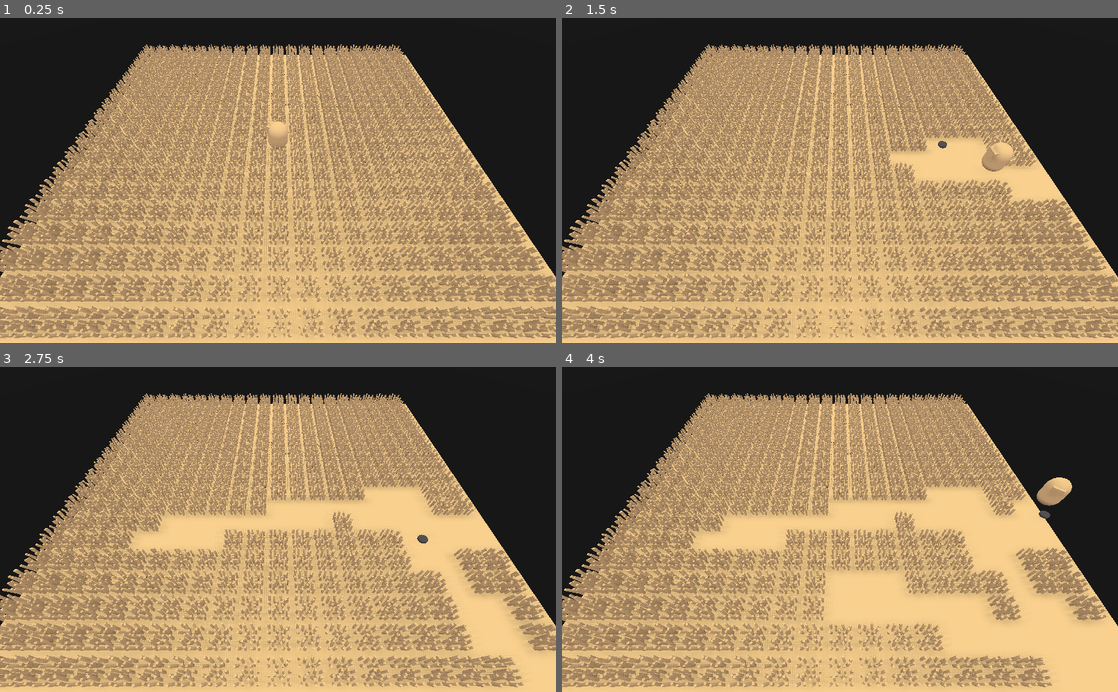
Above: before the commit, frames 1-4 (two rows, left to right).
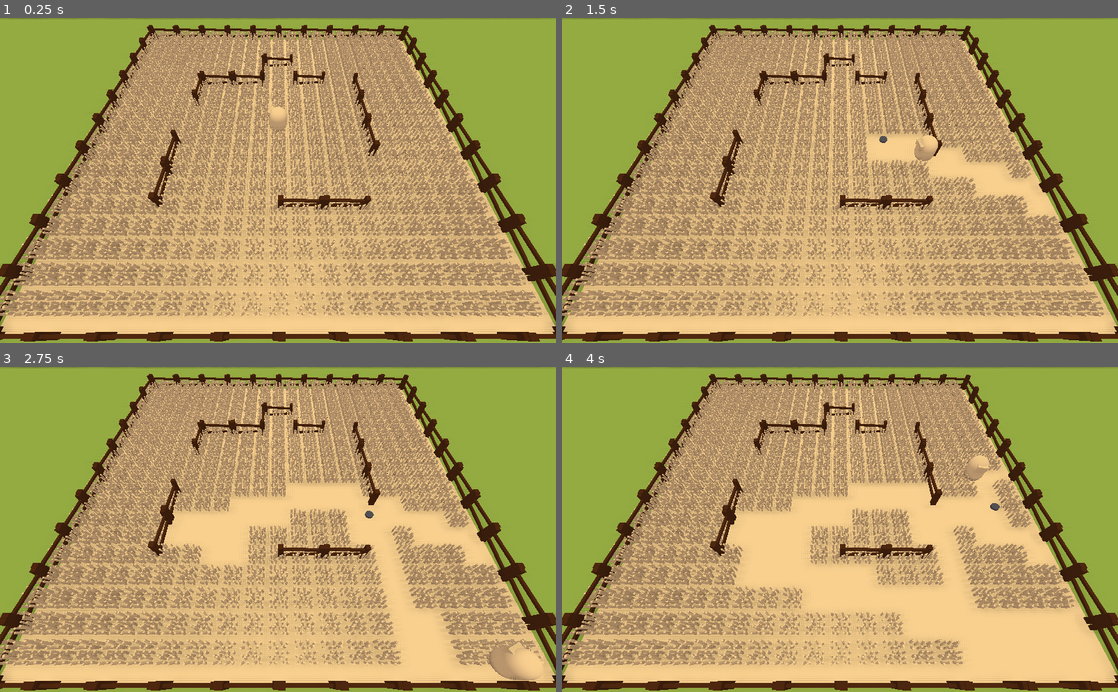
Above: after the commit, the same moments.

Repository: BoringStudio/ldjam52
Game: Godot game, scene res://game.tscn
The game is run twice, just before and just after one commit, with the same random seed, the same clock (stepped at 60 frames per second) and the same inputs. Sound files missing from this copy of the repository are replaced by a short silence.
Inputs (mouse positions are in pixels of both pictures, inside the frame that each line leads up to):
- Up to frame 1 (0.25 s): no input
- Up to frame 2 (1.5 s): tap Enter at 0.5 s; move the mouse to (962, 164) at 0.52 s; hold Right (move_right) 0.53-1.28 s; hold Space (dash) 0.53-1.28 s; click (962, 164) at 0.8 s; move the mouse to (728, 196) at 1.27 s; hold S (move_back) from 1.28 s (still down); click (728, 196) at 1.35 s
- Up to frame 3 (2.75 s): tap Space (dash) at 1.55 s; move the mouse to (333, 458) at 2.02 s; release S (move_back) at 2.03 s; hold Right (move_right) from 2.03 s (still down); hold Space (dash) from 2.03 s (still down); click (333, 458) at 2.3 s
- Up to frame 4 (4 s): move the mouse to (812, 594) at 2.77 s; release Right (move_right) at 2.78 s; release Space (dash) at 2.78 s; hold W (move_forward) 2.78-3.53 s; click (812, 594) at 2.85 s; tap Space (dash) at 3.05 s; move the mouse to (1006, 578) at 3.52 s; hold Left (move_left) from 3.53 s (still down); hold Space (dash) from 3.53 s (still down); click (1006, 578) at 3.8 s

The runs differ from the first frame. In frame 1, 69% of the frame differs, in the area x 0-100%, y 0-100%; in frame 2, 69%; in frame 3, 68%; in frame 4, 65%.

Commit message:
Add sounds

Diff:
--- a/game.tscn
+++ b/game.tscn
@@ -1,8 +1,10 @@
-[gd_scene load_steps=7 format=2]
+[gd_scene load_steps=11 format=2]
 
 [ext_resource path="res://game.gd" type="Script" id=1]
 [ext_resource path="res://prefabs/player/player.tscn" type="PackedScene" id=2]
 [ext_resource path="res://prefabs/wheat/wheat.tscn" type="PackedScene" id=3]
+[ext_resource path="res://prefabs/fence/fence.tscn" type="PackedScene" id=4]
+[ext_resource path="res://audio/103bpm.mp3" type="AudioStream" id=5]
 
 [sub_resource type="PhysicsMaterial" id=1]
 
@@ -11,6 +13,13 @@
 
 [sub_resource type="CubeMesh" id=3]
 size = Vector3( 40, 0.4, 40 )
+
+[sub_resource type="SpatialMaterial" id=5]
+albedo_color = Color( 0.592157, 0.823529, 0.478431, 1 )
+
+[sub_resource type="PlaneMesh" id=4]
+material = SubResource( 5 )
+size = Vector2( 100, 100 )
 
 [node name="Root" type="Spatial"]
 script = ExtResource( 1 )
@@ -31,7 +40,7 @@
 mesh = SubResource( 3 )
 
 [node name="Camera" type="Camera" parent="."]
-transform = Transform( 1, 0, 0, 0, 0.594683, 0.803961, 0, -0.803961, 0.594683, 0, 17.5833, 17.4985 )
+transform = Transform( 1, 0, 0, 0, 0.529964, 0.84802, 0, -0.84802, 0.529964, 0, 19.7864, 19.382 )
 
 [node name="Sun" type="DirectionalLight" parent="."]
 transform = Transform( 0.841963, 0.454746, 0.290353, 0, -0.538153, 0.842847, 0.539535, -0.709646, -0.453105, 10.221, 14.3942, -34.6073 )
@@ -42,3 +51,181 @@
 camera = NodePath("../Camera")
 
 [node name="Field" type="Spatial" parent="."]
+
+[node name="Spatial" type="Spatial" parent="."]
+
+[node name="Fence" parent="Spatial" instance=ExtResource( 4 )]
+transform = Transform( -4.37114e-08, 0, 1, 0, 1, 0, -1, 0, -4.37114e-08, -10, 0, -6 )
+
+[node name="Fence2" parent="Spatial" instance=ExtResource( 4 )]
+transform = Transform( 1, 0, 0, 0, 1, 0, 0, 0, 1, -4, 0, -8 )
+
+[node name="Fence12" parent="Spatial" instance=ExtResource( 4 )]
+transform = Transform( 1, 0, 0, 0, 1, 0, 0, 0, 1, -14, 0, -20 )
+
+[node name="Fence13" parent="Spatial" instance=ExtResource( 4 )]
+transform = Transform( 1, 0, 0, 0, 1, 0, 0, 0, 1, -18, 0, -20 )
+
+[node name="Fence14" parent="Spatial" instance=ExtResource( 4 )]
+transform = Transform( 1, 0, 0, 0, 1, 0, 0, 0, 1, -6, 0, -20 )
+
+[node name="Fence15" parent="Spatial" instance=ExtResource( 4 )]
+transform = Transform( 1, 0, 0, 0, 1, 0, 0, 0, 1, -10, 0, -20 )
+
+[node name="Fence16" parent="Spatial" instance=ExtResource( 4 )]
+transform = Transform( 1, 0, 0, 0, 1, 0, 0, 0, 1, 2, 0, -20 )
+
+[node name="Fence17" parent="Spatial" instance=ExtResource( 4 )]
+transform = Transform( 1, 0, 0, 0, 1, 0, 0, 0, 1, -2, 0, -20 )
+
+[node name="Fence18" parent="Spatial" instance=ExtResource( 4 )]
+transform = Transform( 1, 0, 0, 0, 1, 0, 0, 0, 1, 10, 0, -20 )
+
+[node name="Fence19" parent="Spatial" instance=ExtResource( 4 )]
+transform = Transform( 1, 0, 0, 0, 1, 0, 0, 0, 1, 6, 0, -20 )
+
+[node name="Fence20" parent="Spatial" instance=ExtResource( 4 )]
+transform = Transform( 1, 0, 0, 0, 1, 0, 0, 0, 1, 18, 0, -20 )
+
+[node name="Fence21" parent="Spatial" instance=ExtResource( 4 )]
+transform = Transform( 1, 0, 0, 0, 1, 0, 0, 0, 1, 14, 0, -20 )
+
+[node name="Fence22" parent="Spatial" instance=ExtResource( 4 )]
+transform = Transform( 1, 0, 0, 0, 1, 0, 0, 0, 1, -14, 0, 20 )
+
+[node name="Fence23" parent="Spatial" instance=ExtResource( 4 )]
+transform = Transform( 1, 0, 0, 0, 1, 0, 0, 0, 1, -18, 0, 20 )
+
+[node name="Fence24" parent="Spatial" instance=ExtResource( 4 )]
+transform = Transform( 1, 0, 0, 0, 1, 0, 0, 0, 1, -6, 0, 20 )
+
+[node name="Fence25" parent="Spatial" instance=ExtResource( 4 )]
+transform = Transform( 1, 0, 0, 0, 1, 0, 0, 0, 1, -10, 0, 20 )
+
+[node name="Fence26" parent="Spatial" instance=ExtResource( 4 )]
+transform = Transform( 1, 0, 0, 0, 1, 0, 0, 0, 1, 2, 0, 20 )
+
+[node name="Fence27" parent="Spatial" instance=ExtResource( 4 )]
+transform = Transform( 1, 0, 0, 0, 1, 0, 0, 0, 1, -2, 0, 20 )
+
+[node name="Fence28" parent="Spatial" instance=ExtResource( 4 )]
+transform = Transform( 1, 0, 0, 0, 1, 0, 0, 0, 1, 10, 0, 20 )
+
+[node name="Fence29" parent="Spatial" instance=ExtResource( 4 )]
+transform = Transform( 1, 0, 0, 0, 1, 0, 0, 0, 1, 6, 0, 20 )
+
+[node name="Fence30" parent="Spatial" instance=ExtResource( 4 )]
+transform = Transform( 1, 0, 0, 0, 1, 0, 0, 0, 1, 18, 0, 20 )
+
+[node name="Fence31" parent="Spatial" instance=ExtResource( 4 )]
+transform = Transform( 1, 0, 0, 0, 1, 0, 0, 0, 1, 14, 0, 20 )
+
+[node name="Fence32" parent="Spatial" instance=ExtResource( 4 )]
+transform = Transform( -4.37114e-08, 0, 1, 0, 1, 0, -1, 0, -4.37114e-08, 20, 0, 14 )
+
+[node name="Fence33" parent="Spatial" instance=ExtResource( 4 )]
+transform = Transform( -4.37114e-08, 0, 1, 0, 1, 0, -1, 0, -4.37114e-08, 20, 0, 18 )
+
+[node name="Fence34" parent="Spatial" instance=ExtResource( 4 )]
+transform = Transform( -4.37114e-08, 0, 1, 0, 1, 0, -1, 0, -4.37114e-08, 20, 0, 6 )
+
+[node name="Fence35" parent="Spatial" instance=ExtResource( 4 )]
+transform = Transform( -4.37114e-08, 0, 1, 0, 1, 0, -1, 0, -4.37114e-08, 20, 0, 10 )
+
+[node name="Fence36" parent="Spatial" instance=ExtResource( 4 )]
+transform = Transform( -4.37114e-08, 0, 1, 0, 1, 0, -1, 0, -4.37114e-08, 20, 0, -2 )
+
+[node name="Fence37" parent="Spatial" instance=ExtResource( 4 )]
+transform = Transform( -4.37114e-08, 0, 1, 0, 1, 0, -1, 0, -4.37114e-08, 20, 0, 2 )
+
+[node name="Fence38" parent="Spatial" instance=ExtResource( 4 )]
+transform = Transform( -4.37114e-08, 0, 1, 0, 1, 0, -1, 0, -4.37114e-08, 20, 0, -10 )
+
+[node name="Fence39" parent="Spatial" instance=ExtResource( 4 )]
+transform = Transform( -4.37114e-08, 0, 1, 0, 1, 0, -1, 0, -4.37114e-08, 20, 0, -6 )
+
+[node name="Fence40" parent="Spatial" instance=ExtResource( 4 )]
+transform = Transform( -4.37114e-08, 0, 1, 0, 1, 0, -1, 0, -4.37114e-08, 20, 0, -18 )
+
+[node name="Fence41" parent="Spatial" instance=ExtResource( 4 )]
+transform = Transform( -4.37114e-08, 0, 1, 0, 1, 0, -1, 0, -4.37114e-08, 20, 0, -14 )
+
+[node name="Fence42" parent="Spatial" instance=ExtResource( 4 )]
+transform = Transform( -4.37114e-08, 0, 1, 0, 1, 0, -1, 0, -4.37114e-08, -20, 0, 14 )
+
+[node name="Fence43" parent="Spatial" instance=ExtResource( 4 )]
+transform = Transform( -4.37114e-08, 0, 1, 0, 1, 0, -1, 0, -4.37114e-08, -20, 0, 18 )
+
+[node name="Fence44" parent="Spatial" instance=ExtResource( 4 )]
+transform = Transform( -4.37114e-08, 0, 1, 0, 1, 0, -1, 0, -4.37114e-08, -20, 0, 6 )
+
+[node name="Fence45" parent="Spatial" instance=ExtResource( 4 )]
+transform = Transform( -4.37114e-08, 0, 1, 0, 1, 0, -1, 0, -4.37114e-08, -20, 0, 10 )
+
+[node name="Fence46" parent="Spatial" instance=ExtResource( 4 )]
+transform = Transform( -4.37114e-08, 0, 1, 0, 1, 0, -1, 0, -4.37114e-08, -20, 0, -2 )
+
+[node name="Fence47" parent="Spatial" instance=ExtResource( 4 )]
+transform = Transform( -4.37114e-08, 0, 1, 0, 1, 0, -1, 0, -4.37114e-08, -20, 0, 2 )
+
+[node name="Fence48" parent="Spatial" instance=ExtResource( 4 )]
+transform = Transform( -4.37114e-08, 0, 1, 0, 1, 0, -1, 0, -4.37114e-08, -20, 0, -10 )
+
+[node name="Fence49" parent="Spatial" instance=ExtResource( 4 )]
+transform = Transform( -4.37114e-08, 0, 1, 0, 1, 0, -1, 0, -4.37114e-08, -20, 0, -6 )
+
+[node name="Fence50" parent="Spatial" instance=ExtResource( 4 )]
+transform = Transform( -4.37114e-08, 0, 1, 0, 1, 0, -1, 0, -4.37114e-08, -20, 0, -18 )
+
+[node name="Fence51" parent="Spatial" instance=ExtResource( 4 )]
+transform = Transform( -4.37114e-08, 0, 1, 0, 1, 0, -1, 0, -4.37114e-08, -20, 0, -14 )
+
+[node name="Fence3" parent="Spatial" instance=ExtResource( 4 )]
+transform = Transform( 1, 0, 0, 0, 1, 0, 0, 0, 1, -8, 0, -8 )
+
+[node name="Fence4" parent="Spatial" instance=ExtResource( 4 )]
+transform = Transform( 1, 0, 0, 0, 1, 0, 0, 0, 1, 4, 0, -8 )
+
+[node name="Fence8" parent="Spatial" instance=ExtResource( 4 )]
+transform = Transform( -4.37114e-08, 0, 1, 0, 1, 0, -1, 0, -4.37114e-08, -2, 0, -10 )
+
+[node name="Fence56" parent="Spatial" instance=ExtResource( 4 )]
+transform = Transform( 1, 0, 0, 0, 1, 0, 0, 0, 1, 0, 0, -12 )
+
+[node name="Fence9" parent="Spatial" instance=ExtResource( 4 )]
+transform = Transform( 1, 0, 0, 0, 1, 0, 0, 0, 1, -4, 0, -8 )
+
+[node name="Fence10" parent="Spatial" instance=ExtResource( 4 )]
+transform = Transform( 1, 0, 0, 0, 1, 0, 0, 0, 1, -8, 0, -8 )
+
+[node name="Fence11" parent="Spatial" instance=ExtResource( 4 )]
+transform = Transform( 1, 0, 0, 0, 1, 0, 0, 0, 1, 4, 0, -8 )
+
+[node name="Fence5" parent="Spatial" instance=ExtResource( 4 )]
+transform = Transform( -4.37114e-08, 0, 1, 0, 1, 0, -1, 0, -4.37114e-08, 10, 0, -6 )
+
+[node name="Fence6" parent="Spatial" instance=ExtResource( 4 )]
+transform = Transform( -4.37114e-08, 0, 1, 0, 1, 0, -1, 0, -4.37114e-08, 10, 0, -2 )
+
+[node name="Fence7" parent="Spatial" instance=ExtResource( 4 )]
+transform = Transform( -4.37114e-08, 0, 1, 0, 1, 0, -1, 0, -4.37114e-08, 10, 0, 2 )
+
+[node name="Fence52" parent="Spatial" instance=ExtResource( 4 )]
+transform = Transform( -4.37114e-08, 0, 1, 0, 1, 0, -1, 0, -4.37114e-08, -11, 0, 4 )
+
+[node name="Fence53" parent="Spatial" instance=ExtResource( 4 )]
+transform = Transform( -4.37114e-08, 0, 1, 0, 1, 0, -1, 0, -4.37114e-08, -11, 0, 8 )
+
+[node name="Fence54" parent="Spatial" instance=ExtResource( 4 )]
+transform = Transform( 1, 0, 0, 0, 1, 0, 0, 0, 1, 6, 0, 10 )
+
+[node name="Fence55" parent="Spatial" instance=ExtResource( 4 )]
+transform = Transform( 1, 0, 0, 0, 1, 0, 0, 0, 1, 2, 0, 10 )
+
+[node name="MeshInstance" type="MeshInstance" parent="."]
+transform = Transform( 1, 0, 0, 0, 1, 0, 0, 0, 1, 0, -0.1, 0 )
+mesh = SubResource( 4 )
+
+[node name="AudioStreamPlayer" type="AudioStreamPlayer" parent="."]
+stream = ExtResource( 5 )
+autoplay = true
--- /dev/null
+++ b/prefabs/fence/fence.gd
@@ -0,0 +1,9 @@
+extends Obstacle
+
+const ObstacleType = preload("../../shared/obstacle_type.gd").ObstacleType
+
+func _init().(randi() % 4):
+	pass
+
+func _ready():
+	pass
--- /dev/null
+++ b/prefabs/fence/fence.tres
@@ -0,0 +1,4 @@
+[gd_resource type="SpatialMaterial" format=2]
+
+[resource]
+albedo_color = Color( 0.305882, 0.176471, 0.0901961, 1 )
--- /dev/null
+++ b/prefabs/fence/fence.tscn
@@ -0,0 +1,40 @@
+[gd_scene load_steps=6 format=2]
+
+[ext_resource path="res://prefabs/fence/fence.gd" type="Script" id=1]
+[ext_resource path="res://prefabs/fence/fence.tres" type="Material" id=2]
+
+[sub_resource type="PhysicsMaterial" id=3]
+bounce = 1.0
+
+[sub_resource type="BoxShape" id=2]
+extents = Vector3( 2, 1.67935, 0.29032 )
+
+[sub_resource type="CubeMesh" id=1]
+
+[node name="Fence" type="StaticBody"]
+physics_material_override = SubResource( 3 )
+script = ExtResource( 1 )
+
+[node name="CollisionShape" type="CollisionShape" parent="."]
+transform = Transform( 1, 0, 0, 0, 1, 0, 0, 0, 1, 0.00977302, 1.36728, -0.00438225 )
+shape = SubResource( 2 )
+
+[node name="MeshInstance" type="MeshInstance" parent="."]
+transform = Transform( 0.250637, -0.0358189, 0, 0.00832763, 1.07804, 0, 0, 0, 0.240093, -1.73465, 0.95144, -0.00375128 )
+mesh = SubResource( 1 )
+material/0 = ExtResource( 2 )
+
+[node name="MeshInstance2" type="MeshInstance" parent="."]
+transform = Transform( 0.178525, 0.0446476, 0, -0.00781953, 1.01933, 0, 0, 0, 0.209965, 1.8083, 0.924727, -0.0193013 )
+mesh = SubResource( 1 )
+material/0 = ExtResource( 2 )
+
+[node name="MeshInstance3" type="MeshInstance" parent="."]
+transform = Transform( 0.0056464, -1.71571, 0, 0.104562, 0.092649, 0, 0, 0, 0.119533, -0.045868, 1.43135, 0.000159591 )
+mesh = SubResource( 1 )
+material/0 = ExtResource( 2 )
+
+[node name="MeshInstance4" type="MeshInstance" parent="."]
+transform = Transform( -0.00657642, -1.73213, 0, 0.11145, -0.10221, 0, 0, 0, 0.109414, -0.00820555, 0.507073, 0.000159591 )
+mesh = SubResource( 1 )
+material/0 = ExtResource( 2 )
--- a/prefabs/player/player.gd
+++ b/prefabs/player/player.gd
@@ -1,8 +1,8 @@
 extends KinematicBody
 
 export(float) var movement_speed: float = 15.0
-export(float) var dash_speed: float = 50.0
-export(float) var dash_duration: float = 0.1
+export(float) var dash_speed: float = 40.0
+export(float) var dash_duration: float = 0.15
 export(float) var dash_interval: float = 0.3
 export(float) var sickle_impulse: float = 30.0
 export(NodePath) var camera: NodePath
@@ -15,6 +15,10 @@
 
 onready var _camera: Camera = get_node(camera)
 onready var _socket: Spatial = $Socket
+onready var _audio: AudioStreamPlayer3D = $AudioStreamPlayer3D
+
+onready var _sound_throw: AudioStream = preload("../../audio/throw.mp3");
+onready var _sound_dash: AudioStream = preload("../../audio/dash.mp3");
 
 func _ready():
 	_update_view_target(get_viewport().get_mouse_position())
@@ -25,16 +29,17 @@
 		_update_view_target(event.position)
 	elif event.is_action_pressed("dash"):
 		if _remaining_dash <= -dash_interval:
+			_play_sound(_sound_dash)
 			_remaining_dash = dash_duration
 			if is_zero_approx(_prev_direction.length_squared()):
 				_prev_direction = (_view_target - self.transform.origin).normalized()
 			else:
 				_prev_direction = _prev_direction.normalized()
 	elif event.is_action_pressed("throw"):
-		print("ASDASD")
-		#if _sickle == null:
 		if _sickle != null:
 			_sickle.queue_free()
+
+		_play_sound(_sound_throw)
 
 		_sickle = sickle.instance()
 		_sickle.transform.origin = _socket.global_transform.origin
@@ -68,6 +73,15 @@
 		var _vel = self.move_and_slide(direction)
 
 
+func _play_sound(sound: AudioStream):
+	var audio = _audio.duplicate(DUPLICATE_USE_INSTANCING)
+	self.add_child(audio)
+	audio.stream = sound
+	audio.play()
+	yield(audio, "finished")
+	audio.queue_free()
+
+
 func _get_direction():
 	return Vector3(
 		Input.get_action_strength("move_right") - Input.get_action_strength("move_left"),
--- a/prefabs/player/player.tscn
+++ b/prefabs/player/player.tscn
@@ -32,3 +32,6 @@
 
 [node name="Socket" type="Spatial" parent="."]
 transform = Transform( 1, 0, 0, 0, 1, 0, 0, 0, 1, 0.880403, 1.61617, -0.609905 )
+
+[node name="AudioStreamPlayer3D" type="AudioStreamPlayer3D" parent="."]
+unit_size = 20.0
--- a/prefabs/sickle/sickle.gd
+++ b/prefabs/sickle/sickle.gd
@@ -1,4 +1,11 @@
 extends RigidBody
 
 func _ready():
-	pass # Replace with function body.
+	pass
+
+
+func _on_body_entered(body):
+	print("ASDASD")
+	if body is Obstacle:
+		body.play_sound()
+		print("ASDASD")
--- a/prefabs/sickle/sickle.tscn
+++ b/prefabs/sickle/sickle.tscn
@@ -4,8 +4,8 @@
 [ext_resource path="res://prefabs/sickle/sickle.gd" type="Script" id=2]
 
 [sub_resource type="CylinderShape" id=1]
-height = 0.2
-radius = 0.4
+height = 0.3
+radius = 0.5
 
 [sub_resource type="CylinderMesh" id=2]
 top_radius = 0.4
@@ -14,6 +14,8 @@
 
 [node name="Sickle" type="RigidBody"]
 collision_layer = 3
+axis_lock_angular_x = true
+axis_lock_angular_z = true
 script = ExtResource( 2 )
 
 [node name="CollisionShape" type="CollisionShape" parent="."]
@@ -22,3 +24,10 @@
 [node name="MeshInstance" type="MeshInstance" parent="."]
 mesh = SubResource( 2 )
 material/0 = ExtResource( 1 )
+
+[node name="Area" type="Area" parent="."]
+
+[node name="CollisionShape" type="CollisionShape" parent="Area"]
+shape = SubResource( 1 )
+
+[connection signal="body_entered" from="Area" to="." method="_on_body_entered"]
--- a/prefabs/wheat/wheat.gd
+++ b/prefabs/wheat/wheat.gd
@@ -1,9 +1,25 @@
 extends Area
 
+export(AudioStream) var sound: AudioStream
+
+var _collided: bool = false
+
+onready var _meshes = $Meshes
+onready var _audio = $AudioStreamPlayer3D
+
 func _ready():
-	pass # Replace with function body.
+	_audio.connect("finished", self, "_on_sound_finished")
 
 
 func _on_body_entered(body):
+	if _collided:
+		return
+
 	if body is RigidBody:
-		self.queue_free()
+		_collided = true
+		_audio.play()
+		_meshes.visible = false
+
+
+func _on_sound_finished():
+	self.queue_free()
--- a/prefabs/wheat/wheat.tscn
+++ b/prefabs/wheat/wheat.tscn
@@ -1,6 +1,7 @@
-[gd_scene load_steps=4 format=2]
+[gd_scene load_steps=5 format=2]
 
 [ext_resource path="res://prefabs/wheat/wheat.gd" type="Script" id=1]
+[ext_resource path="res://audio/wheat.ogg" type="AudioStream" id=2]
 
 [sub_resource type="BoxShape" id=1]
 
@@ -121,4 +122,12 @@
 mesh = SubResource( 2 )
 skeleton = NodePath("../..")
 
+[node name="AudioStreamPlayer3D" type="AudioStreamPlayer3D" parent="."]
+transform = Transform( 1, 0, 0, 0, 1, 0, 0, 0, 1, 0, 1.73, 0 )
+stream = ExtResource( 2 )
+unit_db = 1.0
+unit_size = 2.0
+max_distance = 200.0
+attenuation_filter_db = -0.1
+
 [connection signal="body_entered" from="." to="." method="_on_body_entered"]
--- a/project.godot
+++ b/project.godot
@@ -7,6 +7,16 @@
 ;   param=value ; assign values to parameters
 
 config_version=4
+
+_global_script_classes=[ {
+"base": "StaticBody",
+"class": "Obstacle",
+"language": "GDScript",
+"path": "res://shared/obstacle.gd"
+} ]
+_global_script_class_icons={
+"Obstacle": ""
+}
 
 [application]
 
--- /dev/null
+++ b/shared/obstacle.gd
@@ -0,0 +1,22 @@
+extends StaticBody
+class_name Obstacle
+
+var _obstacle_type: int
+var _sound: AudioStream
+
+func _init(type: int):
+	self._obstacle_type = type
+	_sound = preload("../../shared/obstacle_type.gd").get_sound(type)
+	assert(_sound != null, "sound not found")
+
+
+func play_sound():
+	var audio = AudioStreamPlayer3D.new()
+	self.add_child(audio)
+	audio.stream = _sound
+	audio.max_distance = 200
+	audio.unit_size = 20
+	audio.attenuation_filter_db = -0.1
+	audio.play()
+	yield(audio, "finished")
+	audio.queue_free()
--- /dev/null
+++ b/shared/obstacle_type.gd
@@ -0,0 +1,19 @@
+enum ObstacleType {
+    Player = 0,
+    Wood = 1,
+    Wall = 2,
+    Metal = 3,
+}
+
+static func get_sound(item: int):
+    match item:
+        0:
+            return load("res://audio/hit_player.mp3")
+        1:
+            return load("res://audio/hit_wood.mp3")
+        2:
+            return load("res://audio/hit_wall.mp3")
+        3:
+            return load("res://audio/hit_metal.mp3")
+        _:
+            return null
Not shown, added: audio/100bpm.ogg.import
Not shown, added: audio/103bpm.mp3.import
Not shown, added: audio/dash.mp3.import
Not shown, added: audio/hit_metal.mp3.import
Not shown, added: audio/hit_player.mp3.import
Not shown, added: audio/hit_wall.mp3.import
Not shown, added: audio/hit_wood.mp3.import
Not shown, added: audio/throw.mp3.import
Not shown, added: audio/wheat.ogg.import
Not shown, added: audio/100bpm.ogg
Not shown, added: audio/103bpm.mp3
Not shown, added: audio/dash.mp3
(and 6 more such lines)
